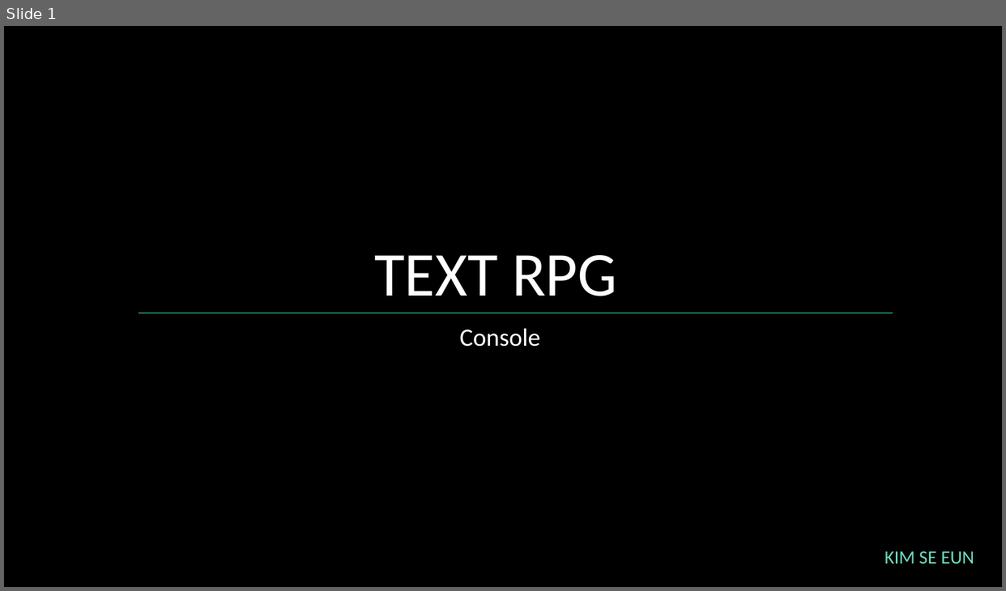
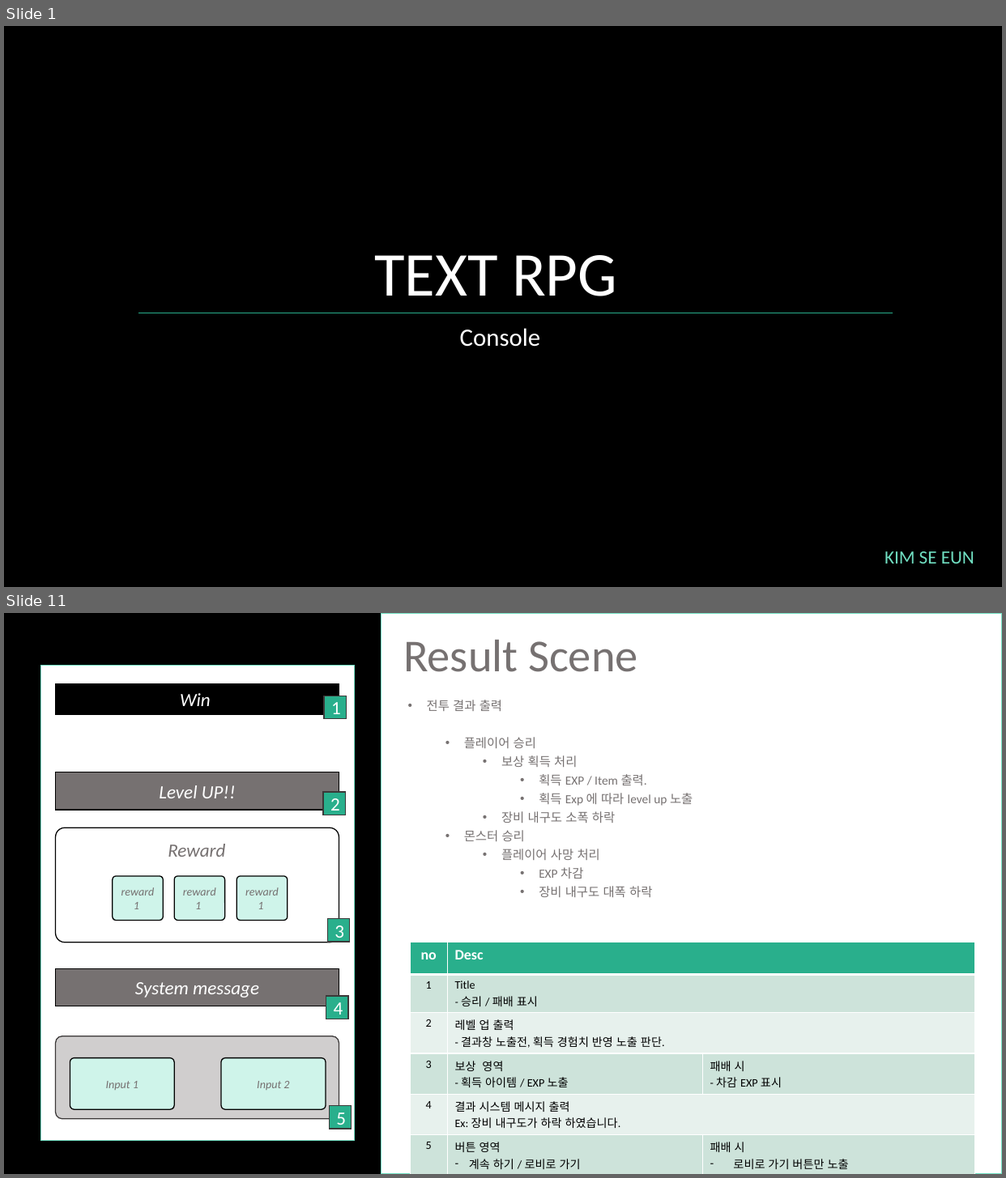
Before and after one commit to SeEunK/KProject, a slide deck: TEXT RPG.pptx. Shown one above the other, each under a label of ours: slide 1 before the commit, slides 1 and 11 after it; the slides between them are not shown. The pictures are 1006x591 and 1006x1178 pixels, drawn with LibreOffice and Linux fonts; fonts in the diff are those of the drawing. Boxes give left, top, right and bottom in pixels: in the first picture for what was removed or moved away, otherwise in the second. Text is boxed around its words. In the diff, an @@ line names an element or a change of style, - is before the commit and + after.

Commit message:
text prg ppt add

```diff
--- a/TEXT RPG.pptx
+++ b/TEXT RPG.pptx
@@ slide 11 added at bbox=[4, 613, 1002, 1174], background #000000 @@
@@ rectangle added at bbox=[381, 613, 1002, 1174], fill #FFFFFF, outline #70DEC1 1 pt @@
@@ text added at bbox=[403, 640, 638, 672], 44 pt, text #767171 @@
+Result Scene
@@ rectangle added at bbox=[40, 666, 355, 1142], fill #FFFFFF, outline #70DEC1 1 pt @@
@@ rectangle added at bbox=[56, 684, 339, 714], fill #000000, outline #000000 1 pt, 18 pt, text #FFFFFF, italic @@
+Win
@@ rectangle added at bbox=[324, 696, 346, 719], fill #29AF8C, outline #3B3838 1 pt, 18 pt, text #FFFFFF @@
+1
@@ text added at bbox=[427, 700, 692, 897], 12 pt, text #767171 @@
+• 전투 결과 출력
+  • 플레이어 승리
+    • 보상 획득 처리
+      • 획득 EXP / Item 출력.
+      • 획득 Exp 에 따라 level up 노출
+    • 장비 내구도 소폭 하락
+  • 몬스터 승리
+    • 플레이어 사망 처리
+      • EXP 차감
+      • 장비 내구도 대폭 하락
@@ rectangle added at bbox=[56, 773, 339, 810], fill #767171, outline #000000 1 pt, 18 pt, text #FFFFFF, italic @@
+Level UP!!
@@ rectangle added at bbox=[323, 792, 345, 815], fill #29AF8C, outline #3B3838 1 pt, 18 pt, text #FFFFFF @@
+2
@@ rounded rectangle added at bbox=[56, 828, 339, 943], fill #FFFFFF, outline #000000 1 pt @@
@@ text added at bbox=[168, 844, 225, 857], 18 pt, text #767171, italic @@
+Reward
@@ rounded rectangle added at bbox=[113, 876, 164, 921], fill #CFF4EA, outline #000000 1 pt, 11 pt, text #767171, italic @@
+reward1
@@ rounded rectangle added at bbox=[174, 876, 225, 921], fill #CFF4EA, outline #000000 1 pt, 11 pt, text #767171, italic @@
+reward1
@@ rounded rectangle added at bbox=[236, 876, 288, 921], fill #CFF4EA, outline #000000 1 pt, 11 pt, text #767171, italic @@
+reward1
@@ rectangle added at bbox=[327, 919, 350, 943], fill #29AF8C, outline #3B3838 1 pt, 18 pt, text #FFFFFF @@
+3
@@ table added at bbox=[410, 943, 975, 1173], 6 rows, 3 columns @@
+no | Desc | 
+1 | Title / - 승리 / 패배 표시 | 
+2 | 레벨 업 출력 / - 결과창 노출전, 획득 경험치 반영 노출 판단. | 
+3 | 보상 영역 / - 획득 아이템 / EXP 노출 | 패배 시 / - 차감 EXP 표시
+4 | 결과 시스템 메시지 출력 / Ex: 장비 내구도가 하락 하였습니다. | 
+5 | 버튼 영역 / 계속 하기 / 로비로 가기 | 패배 시 / 로비로 가기 버튼만 노출
@@ rectangle added at bbox=[56, 969, 339, 1006], fill #767171, outline #000000 1 pt, 18 pt, text #FFFFFF, italic @@
+System message
@@ rectangle added at bbox=[326, 996, 348, 1020], fill #29AF8C, outline #3B3838 1 pt, 18 pt, text #FFFFFF @@
+4
@@ rounded rectangle added at bbox=[56, 1037, 339, 1119], fill #D0CECE, outline #3B3838 1 pt @@
@@ rounded rectangle added at bbox=[70, 1059, 174, 1110], fill #CFF4EA, outline #000000 1 pt, 11 pt, text #767171, italic @@
+Input 1
@@ rounded rectangle added at bbox=[221, 1059, 326, 1110], fill #CFF4EA, outline #000000 1 pt, 11 pt, text #767171, italic @@
+Input 2
@@ rectangle added at bbox=[329, 1106, 351, 1130], fill #29AF8C, outline #3B3838 1 pt, 18 pt, text #FFFFFF @@
+5
```
Also in this commit, not shown: 5 slides changed, 4 other slides added, 1 slide removed, 1 other file.
